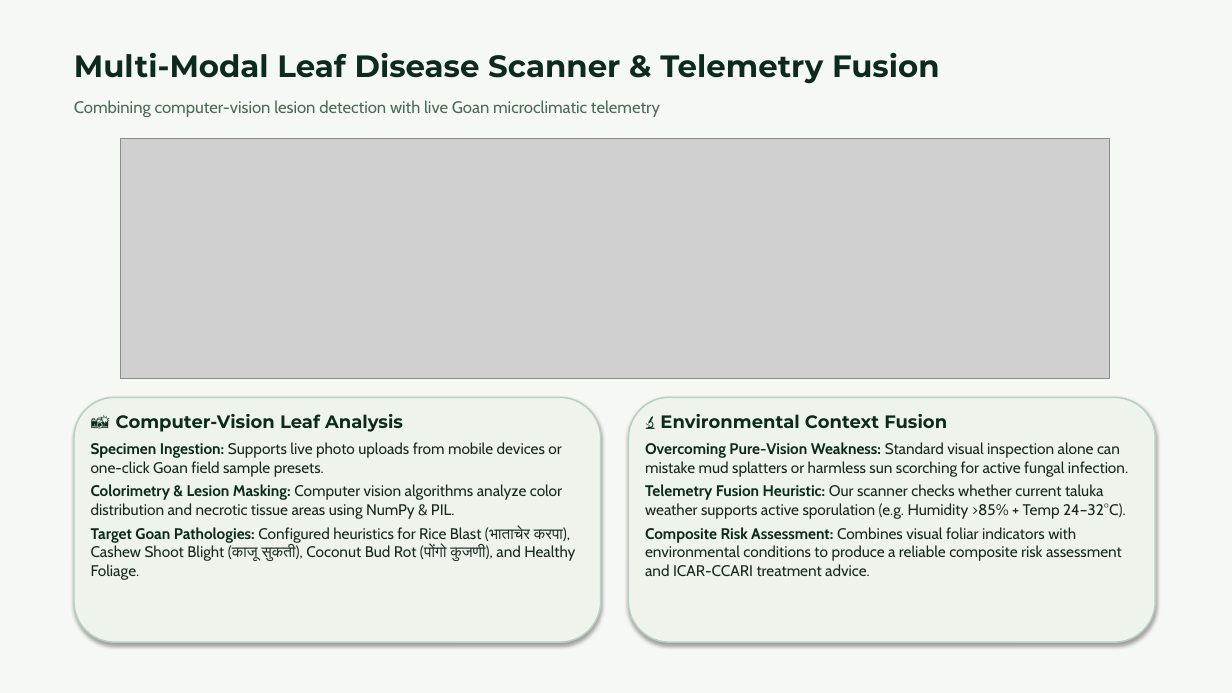
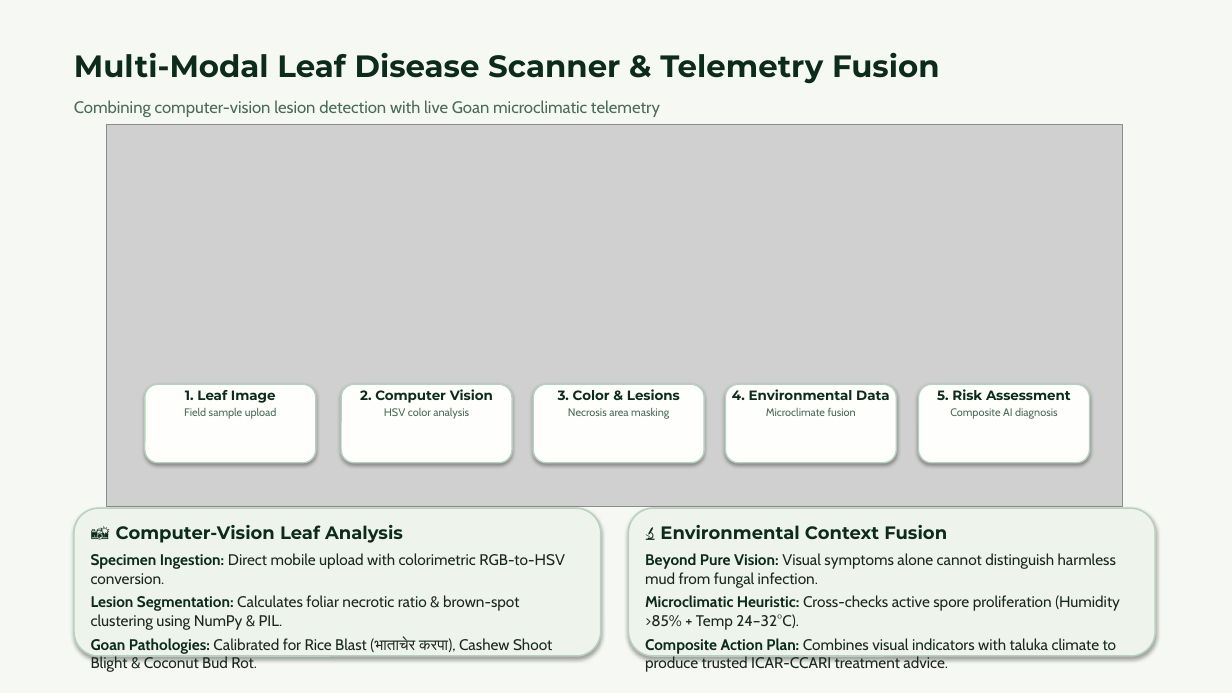
Before and after one commit to LordLyam77/AgriWatch-Goa, a slide deck: slide 9 of AI-Powered-Crop-Stress-Detection-and-Farm-Early-Warning-Platform.pptx. Drawn at 1232x693 pixels with LibreOffice and Linux fonts; fonts in the diff are those of the drawing; grey boxes stand for pictures. Boxes give left, top, right and bottom in pixels: in the first picture for what was removed or moved away, otherwise in the second. Text is boxed around its words. In the diff, an @@ line names an element or a change of style, - is before the commit and + after.

```diff
--- a/AI-Powered-Crop-Stress-Detection-and-Farm-Early-Warning-Platform.pptx
+++ b/AI-Powered-Crop-Stress-Detection-and-Farm-Early-Warning-Platform.pptx
@@ picture: place and size @@
-picture at box(120, 139, 1109, 379)
+picture at box(106, 125, 1123, 506)
@@ rounded rectangle added at box(145, 384, 316, 463), fill #FEFFFD, outline #B8D0BE 1.1 pt @@
@@ rounded rectangle added at box(341, 384, 512, 463), fill #FEFFFD, outline #B8D0BE 1.1 pt @@
@@ text added at box(360, 389, 493, 419), 10.5 pt, text #0C2B1B, bold @@
+2. Computer Vision
+HSV color analysis
@@ rounded rectangle added at box(533, 384, 704, 463), fill #FEFFFD, outline #B8D0BE 1.1 pt @@
@@ text added at box(558, 389, 680, 419), 8.5 pt, text #4A6B56 @@
+3. Color & Lesions
+Necrosis area masking
@@ rounded rectangle added at box(726, 384, 897, 463), fill #FEFFFD, outline #B8D0BE 1.1 pt @@
@@ text added at box(732, 389, 889, 416), 10.5 pt, text #0C2B1B, bold @@
+4. Environmental Data
+Microclimate fusion
@@ rounded rectangle added at box(919, 384, 1090, 463), fill #FEFFFD, outline #B8D0BE 1.1 pt @@
@@ text added at box(937, 389, 1071, 419), 8.5 pt, text #4A6B56 @@
+5. Risk Assessment
+Composite AI diagnosis
@@ text added at box(184, 390, 277, 419), 8.5 pt, text #4A6B56 @@
+1. Leaf Image
+Field sample upload
@@ rounded rectangle: place and size @@
-rounded rectangle at box(74, 397, 601, 642)
+rounded rectangle at box(74, 508, 601, 656)
@@ rounded rectangle: place and size @@
-rounded rectangle at box(628, 397, 1155, 642)
+rounded rectangle at box(628, 508, 1155, 656)
@@ text "📸 Computer-Vision Leaf Analysis": place and size @@
-text "📸 Computer-Vision Leaf Analysis" at box(91, 414, 575, 580)
+text "📸 Computer-Vision Leaf Analysis" at box(91, 525, 565, 654)
@@ text "🔬 Environmental Context Fusion": place and size @@
-text "🔬 Environmental Context Fusion" at box(645, 414, 1128, 576)
+text "🔬 Environmental Context Fusion" at box(645, 525, 1120, 673)
@@ text at box(91, 553, 565, 654): text changed @@
-Specimen Ingestion: Supports live photo uploads from mobile devices or one-click Goan field sample presets.
-Colorimetry & Lesion Masking: Computer vision algorithms analyze color distribution and necrotic tissue areas using NumPy & PIL.
-Target Goan Pathologies: Configured heuristics for Rice Blast (भाताचेर करपा), Cashew Shoot Blight (काजू सुकती), Coconut Bud Rot (पोंगो कुजणी), and Healthy Foliage.
+Specimen Ingestion: Direct mobile upload with colorimetric RGB-to-HSV conversion.
+Lesion Segmentation: Calculates foliar necrotic ratio & brown-spot clustering using NumPy & PIL.
+Goan Pathologies: Calibrated for Rice Blast (भाताचेर करपा), Cashew Shoot Blight & Coconut Bud Rot.
@@ text at box(645, 553, 1120, 673): text changed @@
-Overcoming Pure-Vision Weakness: Standard visual inspection alone can mistake mud splatters or harmless sun scorching for active fungal infection.
-Telemetry Fusion Heuristic: Our scanner checks whether current taluka weather supports active sporulation (e.g. Humidity >85% + Temp 24–32°C).
-Composite Risk Assessment: Combines visual foliar indicators with environmental conditions to produce a reliable composite risk assessment and ICAR-CCARI treatment advice.
+Beyond Pure Vision: Visual symptoms alone cannot distinguish harmless mud from fungal infection.
+Microclimatic Heuristic: Cross-checks active spore proliferation (Humidity >85% + Temp 24–32°C).
+Composite Action Plan: Combines visual indicators with taluka climate to produce trusted ICAR-CCARI treatment advice.
```
Also in this commit, not shown: 2 other slides changed, 1 other file.
